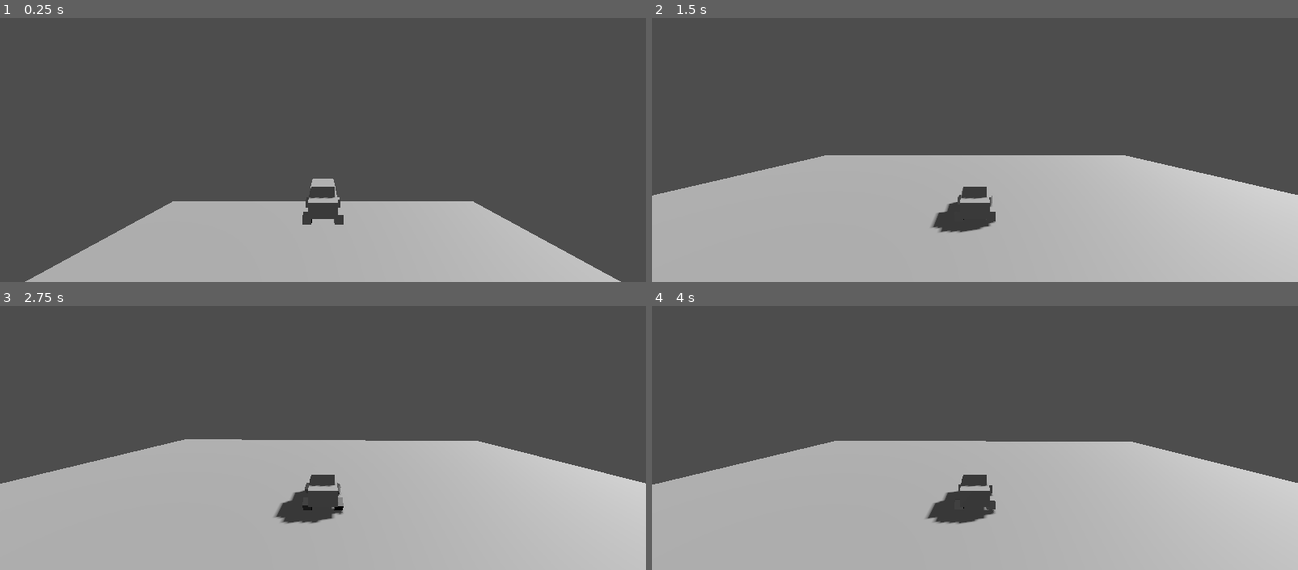
Above: before the commit, frames 1-4 (two rows, left to right).
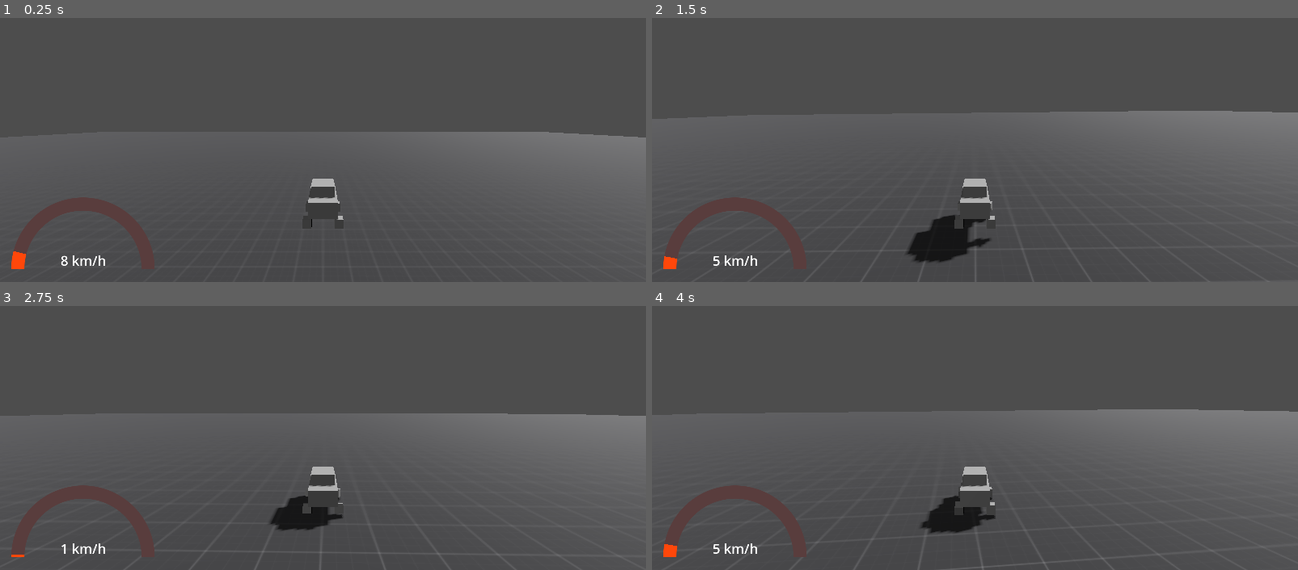
Above: after the commit, the same moments.

Repository: applejag/bornhack-2024-game
Game: Godot game, scene res://scenes/world.tscn
Two runs of this game, one before a commit and one after it. Both use one fixed random seed, a clock stepped at 60 frames per second and the inputs below.
Inputs:
- Up to frame 1 (0.25 s): no input
- Up to frame 2 (1.5 s): hold D (steer_right) 0.53-1.28 s; hold S (move_back) from 1.28 s (still down)
- Up to frame 3 (2.75 s): release S (move_back) at 2.03 s; hold D (steer_right) from 2.03 s (still down)
- Up to frame 4 (4 s): release D (steer_right) at 2.78 s; hold W (move_forward) 2.78-3.53 s; hold A (steer_left) from 3.53 s (still down)

The runs differ from the first frame. In frame 1, 26% of the frame differs, in the area x 1-100%, y 43-100%; in frame 2, 49%; in frame 3, 50%; in frame 4, 50%, in the area x 0-100%, y 39-100%.

Commit message:
Car changes

Diff:
--- a/scenes/player.gd
+++ b/scenes/player.gd
@@ -1,3 +1,4 @@
+class_name Player
 extends VehicleBody3D
 
 @export var speed: float = 30
@@ -7,11 +8,7 @@
 @export var steer_speed: float = 1
 
 func _process(delta: float) -> void:
-    if Input.is_action_pressed("move_forward"):
-        engine_force = speed
-    else:
-        engine_force = 0
-
+    engine_force = speed if Input.is_action_pressed("move_forward") else 0.0
     brake = brake_force if Input.is_action_pressed("move_back") else 0.0
 
     var target_steering = Input.get_axis("steer_right", "steer_left") * steer_angle
--- a/scenes/player.tscn
+++ b/scenes/player.tscn
@@ -11,18 +11,16 @@
 size = Vector3(0.586, 0.285316, 0.789)
 
 [node name="Player" type="VehicleBody3D"]
-mass = 300.0
-continuous_cd = true
 script = ExtResource("1_8nyy8")
-speed = 100.0
+speed = 50.0
+brake_force = 5.0
 
 [node name="wheel front left" type="VehicleWheel3D" parent="."]
 transform = Transform3D(-1, 0, -8.74228e-08, 0, 1, 0, 8.74228e-08, 0, -1, -0.36, 0.1, -0.473)
 use_as_steering = true
+wheel_roll_influence = 1.0
 wheel_radius = 0.2
-wheel_rest_length = 0.05
 wheel_friction_slip = 1.0
-suspension_travel = 0.1
 suspension_stiffness = 50.0
 
 [node name="Mesh" type="MeshInstance3D" parent="wheel front left"]
@@ -33,10 +31,9 @@
 [node name="wheel front right" type="VehicleWheel3D" parent="."]
 transform = Transform3D(-1, 0, -8.74228e-08, 0, 1, 0, 8.74228e-08, 0, -1, 0.36, 0.1, -0.473179)
 use_as_steering = true
+wheel_roll_influence = 1.0
 wheel_radius = 0.2
-wheel_rest_length = 0.05
 wheel_friction_slip = 1.0
-suspension_travel = 0.1
 suspension_stiffness = 50.0
 
 [node name="Mesh" type="MeshInstance3D" parent="wheel front right"]
@@ -47,10 +44,9 @@
 [node name="wheel back left" type="VehicleWheel3D" parent="."]
 transform = Transform3D(-1, 0, -8.74228e-08, 0, 1, 0, 8.74228e-08, 0, -1, -0.36, 0.1, 0.558)
 use_as_traction = true
+wheel_roll_influence = 1.0
 wheel_radius = 0.2
-wheel_rest_length = 0.05
-wheel_friction_slip = 1.0
-suspension_travel = 0.1
+wheel_friction_slip = 10.0
 suspension_stiffness = 50.0
 
 [node name="Mesh" type="MeshInstance3D" parent="wheel back left"]
@@ -61,10 +57,9 @@
 [node name="wheel back right" type="VehicleWheel3D" parent="."]
 transform = Transform3D(-1, 0, -1.50996e-07, 0, 1, 0, 1.50996e-07, 0, -1, 0.36, 0.1, 0.558)
 use_as_traction = true
+wheel_roll_influence = 1.0
 wheel_radius = 0.2
-wheel_rest_length = 0.05
-wheel_friction_slip = 1.0
-suspension_travel = 0.1
+wheel_friction_slip = 10.0
 suspension_stiffness = 50.0
 
 [node name="Mesh" type="MeshInstance3D" parent="wheel back right"]
--- /dev/null
+++ b/scenes/speedometer.gd
@@ -0,0 +1,16 @@
+extends TextureProgressBar
+
+@export var player: Player;
+@export var speed_label: Label;
+
+# Called when the node enters the scene tree for the first time.
+func _ready():
+	pass # Replace with function body.
+
+
+# Called every frame. 'delta' is the elapsed time since the previous frame.
+func _process(_delta):
+	var speed_mps = player.linear_velocity.length()
+	var speed_kph = speed_mps * 3600 / 1000
+	value = speed_kph
+	speed_label.text = "%d km/h" % int(speed_kph)
--- a/scenes/world.tscn
+++ b/scenes/world.tscn
@@ -1,20 +1,31 @@
-[gd_scene load_steps=4 format=3 uid="uid://5x08nt4mer6g"]
+[gd_scene load_steps=9 format=3 uid="uid://5x08nt4mer6g"]
 
+[ext_resource type="Texture2D" uid="uid://bfhxhasa5xwu6" path="res://textures/Kenney-Prototype/Dark/texture_01.png" id="1_41lgv"]
 [ext_resource type="PackedScene" uid="uid://23nfu1lwkvmx" path="res://scenes/player.tscn" id="1_o1hnk"]
+[ext_resource type="Texture2D" uid="uid://ckf316dlvi6vh" path="res://textures/semicircle.png" id="2_tg7hh"]
+[ext_resource type="Script" path="res://scenes/speedometer.gd" id="3_kxqka"]
 
 [sub_resource type="PlaneMesh" id="PlaneMesh_23hjl"]
+
+[sub_resource type="StandardMaterial3D" id="StandardMaterial3D_rfvdp"]
+albedo_texture = ExtResource("1_41lgv")
+uv1_scale = Vector3(100, 100, 100)
 
 [sub_resource type="BoxShape3D" id="BoxShape3D_mobrm"]
 size = Vector3(2, 0.1, 2)
 
+[sub_resource type="LabelSettings" id="LabelSettings_vrgqa"]
+font_size = 48
+
 [node name="Node3D" type="Node3D"]
 
 [node name="Floor" type="StaticBody3D" parent="."]
-transform = Transform3D(10, 0, 0, 0, 10, 0, 0, 0, 10, 0, 0, 0)
+transform = Transform3D(100, 0, 0, 0, 100, 0, 0, 0, 100, 0, 0, 0)
 
 [node name="MeshInstance3D" type="MeshInstance3D" parent="Floor"]
 mesh = SubResource("PlaneMesh_23hjl")
 skeleton = NodePath("../..")
+surface_material_override/0 = SubResource("StandardMaterial3D_rfvdp")
 
 [node name="CollisionShape3D" type="CollisionShape3D" parent="Floor"]
 transform = Transform3D(1, 0, 0, 0, 1, 0, 0, 0, 1, 0, -0.05, 0)
@@ -31,3 +42,44 @@
 transform = Transform3D(-0.0848481, -0.651128, -0.75421, 0.655534, -0.60653, 0.449885, -0.750384, -0.456238, 0.4783, 2.18521, 5.21347, 3.18072)
 light_energy = 0.3
 light_volumetric_fog_energy = 0.0
+
+[node name="Speedometer" type="TextureProgressBar" parent="." node_paths=PackedStringArray("player", "speed_label")]
+anchors_preset = 2
+anchor_top = 1.0
+anchor_bottom = 1.0
+offset_left = 20.0
+offset_top = -151.0
+offset_right = 532.0
+offset_bottom = 105.0
+grow_vertical = 0
+scale = Vector2(0.5, 0.5)
+step = 0.0
+value = 50.0
+fill_mode = 4
+texture_under = ExtResource("2_tg7hh")
+texture_progress = ExtResource("2_tg7hh")
+tint_under = Color(0.35, 0.238, 0.238, 1)
+tint_progress = Color(1, 0.28, 0.04, 1)
+radial_initial_angle = 270.0
+radial_fill_degrees = 180.0
+radial_center_offset = Vector2(0, 256)
+script = ExtResource("3_kxqka")
+player = NodePath("../Player")
+speed_label = NodePath("Label")
+
+[node name="Label" type="Label" parent="Speedometer"]
+layout_mode = 1
+anchors_preset = 7
+anchor_left = 0.5
+anchor_top = 1.0
+anchor_right = 0.5
+anchor_bottom = 1.0
+offset_left = -80.0
+offset_top = -64.0
+offset_right = 81.0
+offset_bottom = 3.0
+grow_horizontal = 2
+grow_vertical = 0
+text = "0 km/h"
+label_settings = SubResource("LabelSettings_vrgqa")
+horizontal_alignment = 1
Binary file added: textures/Kenney-Prototype/Dark/texture_01.png
Not shown, added: textures/Kenney-Prototype/Dark/texture_01.png.import
Binary file added: textures/Kenney-Prototype/Dark/texture_02.png
Not shown, added: textures/Kenney-Prototype/Dark/texture_02.png.import
Binary file added: textures/Kenney-Prototype/Dark/texture_03.png
Not shown, added: textures/Kenney-Prototype/Dark/texture_03.png.import
Binary file added: textures/Kenney-Prototype/Dark/texture_04.png
Not shown, added: textures/Kenney-Prototype/Dark/texture_04.png.import
Binary file added: textures/Kenney-Prototype/Dark/texture_05.png
Not shown, added: textures/Kenney-Prototype/Dark/texture_05.png.import
Binary file added: textures/Kenney-Prototype/Dark/texture_06.png
Not shown, added: textures/Kenney-Prototype/Dark/texture_06.png.import
(and 149 more such lines)
